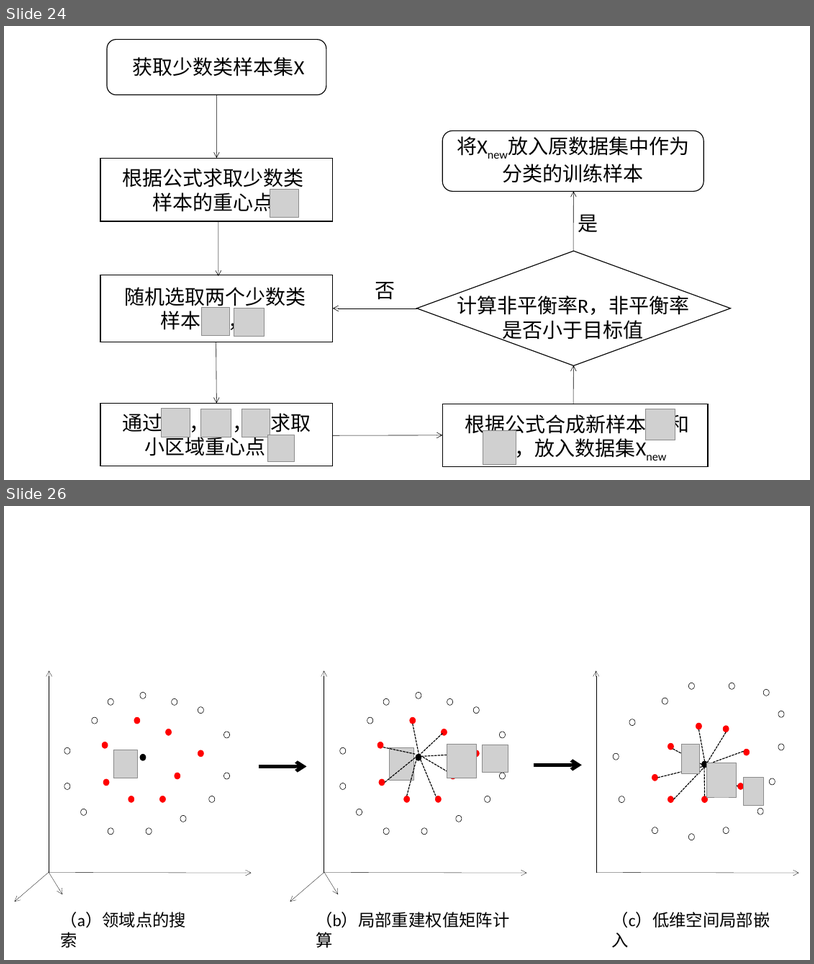
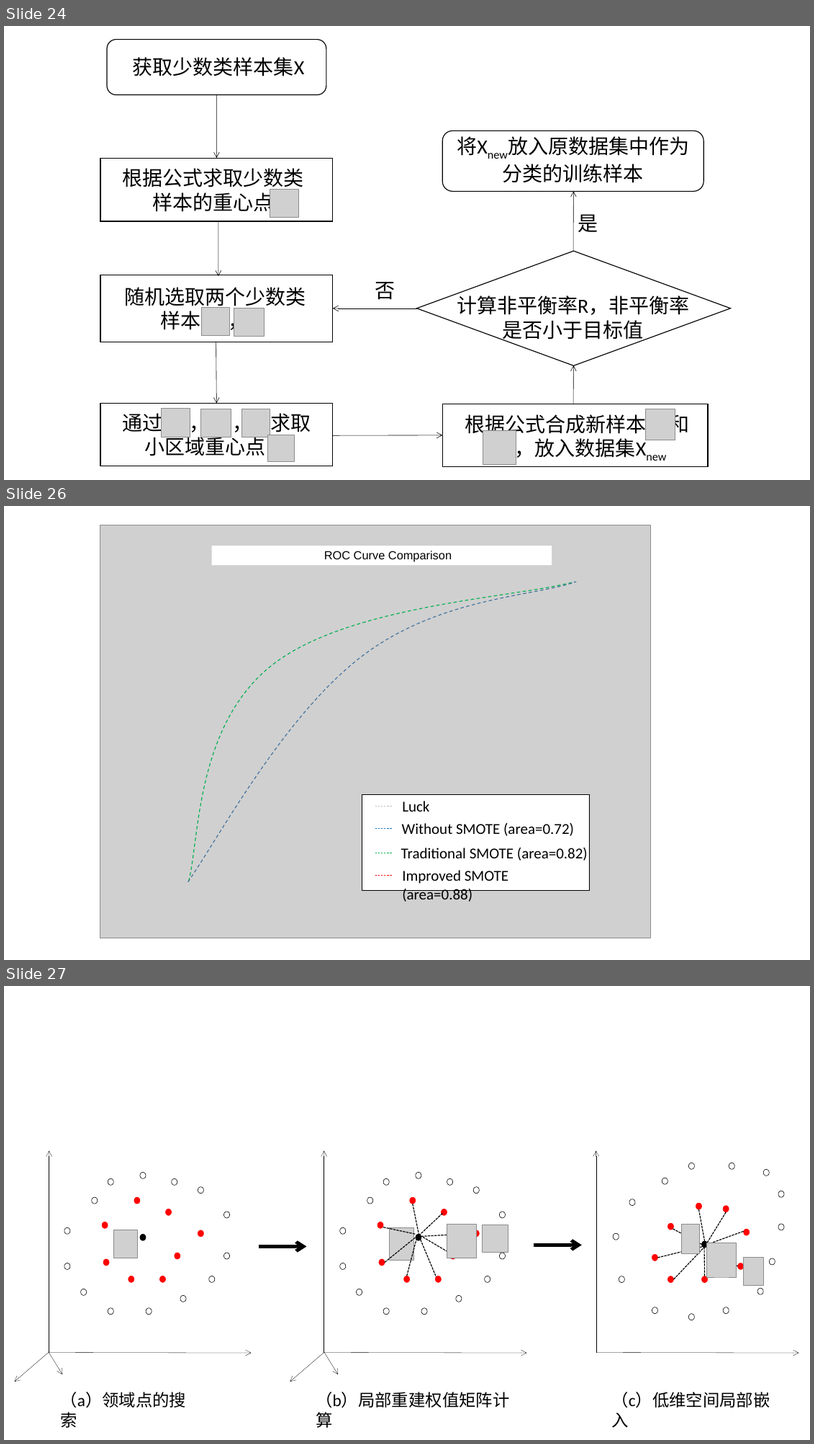
Before and after one commit to shinne/graduation, a slide deck: 毕设论文相关/我的相关/ppt/allPPT.pptx. Shown one above the other, each under a label of ours: slides 24 and 26 before the commit, slides 24, 26 and 27 after it; the slides between them are not shown. The pictures are 814x964 and 814x1444 pixels, drawn with LibreOffice and Linux fonts; fonts in the diff are those of the drawing; grey boxes stand for pictures. Boxes give left, top, right and bottom in pixels: in the first picture for what was removed or moved away, otherwise in the second. Text is boxed around its words. In the diff, an @@ line names an element or a change of style, - is before the commit and + after.

```diff
--- a/毕设论文相关/我的相关/ppt/allPPT.pptx
+++ b/毕设论文相关/我的相关/ppt/allPPT.pptx
@@ slide 26 added at (x1=4, y1=506, x2=810, y2=960), background #FFFFFF @@
@@ picture added at (x1=100, y1=525, x2=651, y2=938) @@
@@ rectangle added at (x1=212, y1=546, x2=553, y2=565), fill #FFFFFF @@
@@ text added at (x1=324, y1=551, x2=452, y2=562), 14 pt, text #000000 @@
+ROC Curve Comparison
@@ freeform shape added at (x1=188, y1=582, x2=576, y2=882), outline #43739E 1 pt dashed @@
@@ freeform shape added at (x1=189, y1=582, x2=576, y2=881), outline #00B050 1 pt dashed @@
@@ rectangle added at (x1=362, y1=794, x2=589, y2=890), fill #FFFFFF, outline #000000 0.05 pt @@
@@ line added from (376, 806) to (392, 806), #BFBFBF 0.5 pt dashed @@
@@ text added at (x1=402, y1=800, x2=430, y2=811), 18 pt, text #000000 @@
+Luck
@@ line added from (376, 829) to (392, 829), #0070C0 0.5 pt dashed @@
@@ text added at (x1=402, y1=823, x2=574, y2=836), 18 pt, text #000000 @@
+Without SMOTE (area=0.72)
@@ text added at (x1=401, y1=847, x2=588, y2=860), 18 pt, text #000000 @@
+Traditional SMOTE (area=0.82)
@@ line added from (376, 852) to (392, 852), #00B050 0.5 pt dashed @@
@@ text added at (x1=402, y1=870, x2=509, y2=901), 18 pt, text #000000 @@
+Improved SMOTE (area=0.88)
@@ line added from (376, 875) to (392, 875), #FF0000 0.5 pt dashed @@
@@ what was slide 26 is now slide 27 @@
```
Also in this commit, not shown: 1 slide changed, 9 other files.
